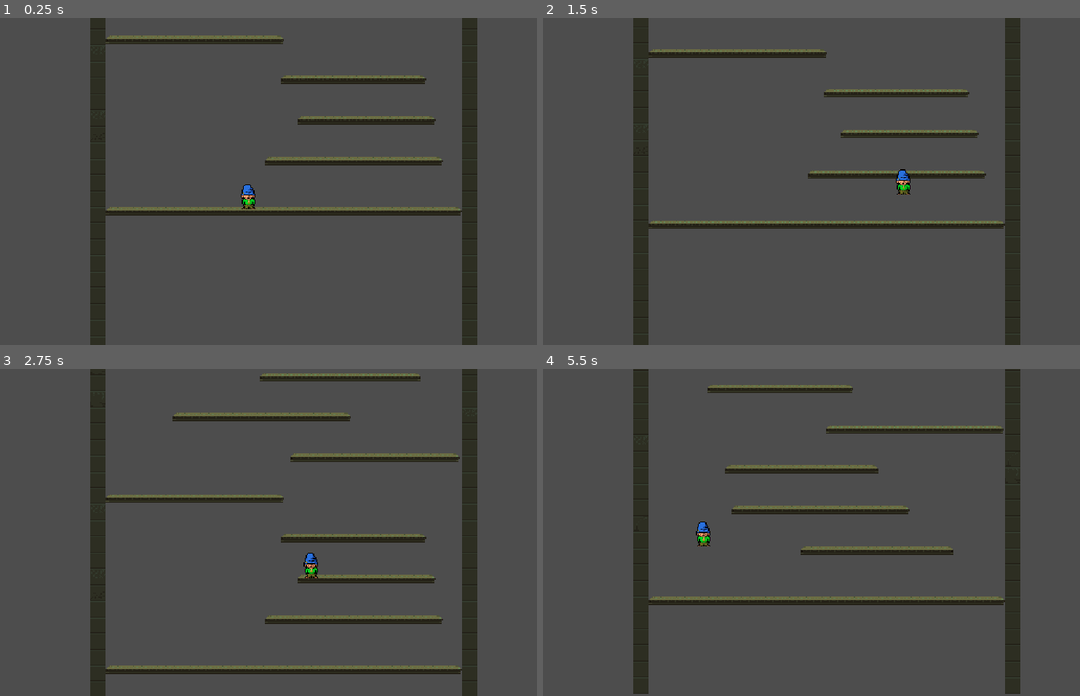
Above: before the commit, frames 1-4 (two rows, left to right).
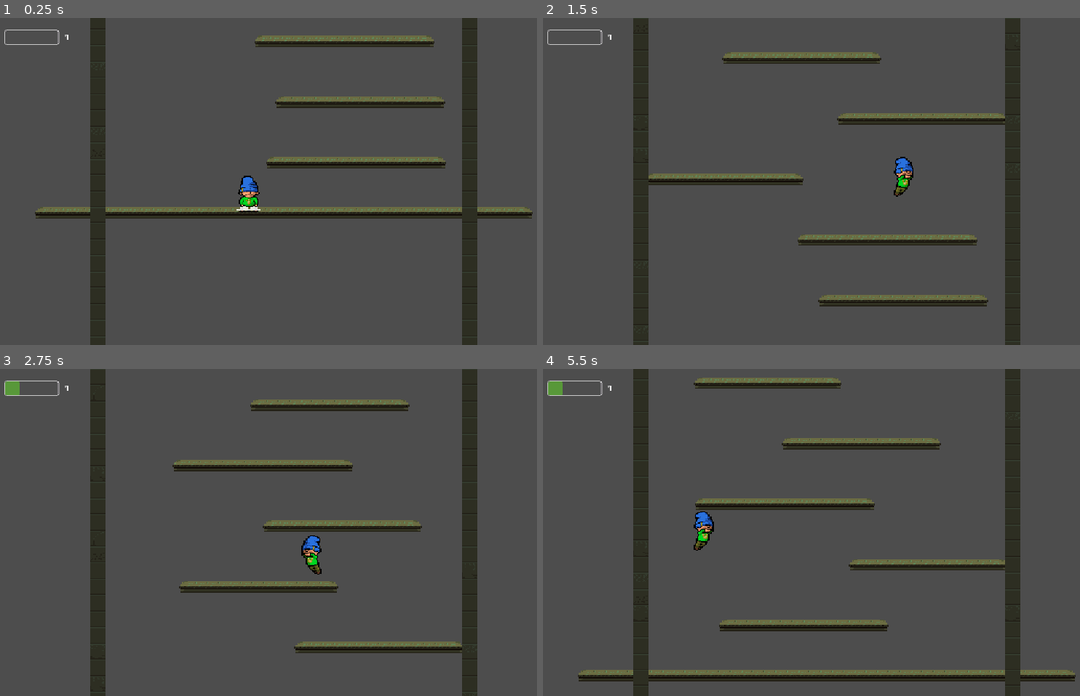
Above: after the commit, the same moments.

Repository: DoktorZnak/ice-tower-dz
Game: Godot game, scene res://scenes/main/main.tscn
The game is run twice, just before and just after one commit, with the same random seed, the same clock (stepped at 60 frames per second) and the same inputs.
Inputs:
- Up to frame 1 (0.25 s): no input
- Up to frame 2 (1.5 s): hold D (right) from 0.53 s (still down); tap Space (jump) at 0.6, 0.77, 1.07, 1.35 s
- Up to frame 3 (2.75 s): tap Space (jump) at 1.52, 1.82, 2.1 s; release D (right) at 2.03 s; hold A (left) from 2.03 s (still down)
- Up to frame 4 (5.5 s): release A (left) at 2.78 s; hold D (right) 2.78-4.28 s; tap Space (jump) at 2.85, 3.02, 3.32, 3.6, 3.77, 4.07, 4.35, 4.52, 4.82, 5.1 s; tap R (reset_game) at 4.15 s; hold A (left) 4.28-5.03 s; hold D (right) from 5.03 s (still down)

The runs differ from the first frame. In frame 1, 7.1% of the frame differs, in the area x 0-100%, y 3-62%; in frame 2, 9.9%; in frame 3, 13%; in frame 4, 14%, in the area x 0-100%, y 2-100%.

Commit message:
update-jun-20

Diff:
--- a/my_theme.tres
+++ b/my_theme.tres
@@ -1,4 +1,27 @@
 [gd_resource type="Theme" format=3 uid="uid://6lg0wm2cmc00"]
+
+[sub_resource type="StyleBoxFlat" id="StyleBoxFlat_hduts"]
+bg_color = Color(0.627451, 0.5803922, 0.6431373, 0)
+border_width_left = 2
+border_width_top = 2
+border_width_right = 2
+border_width_bottom = 2
+border_color = Color(0.78775924, 0.78775924, 0.78775924, 1)
+corner_radius_top_left = 5
+corner_radius_top_right = 5
+corner_radius_bottom_right = 5
+corner_radius_bottom_left = 5
+expand_margin_left = 2.0
+expand_margin_top = 2.0
+expand_margin_right = 2.0
+expand_margin_bottom = 2.0
+
+[sub_resource type="StyleBoxFlat" id="StyleBoxFlat_kiwll"]
+bg_color = Color(0.34541807, 0.5972042, 0.22236517, 1)
+corner_radius_top_left = 3
+corner_radius_top_right = 3
+corner_radius_bottom_right = 3
+corner_radius_bottom_left = 3
 
 [sub_resource type="StyleBoxFlat" id="StyleBoxFlat_pvayc"]
 bg_color = Color(0.22130159, 0.22130162, 0.22130153, 1)
@@ -22,6 +45,9 @@
 corner_radius_bottom_left = 100
 
 [resource]
+ProgressBar/colors/font_color = Color(0.87058824, 0.87058824, 0.87058824, 0)
+ProgressBar/styles/background = SubResource("StyleBoxFlat_hduts")
+ProgressBar/styles/fill = SubResource("StyleBoxFlat_kiwll")
 blackLabel/base_type = &"Label"
 blackLabel/colors/font_color = Color(0, 0, 0, 1)
 roundedBtn/base_type = &"Button"
--- /dev/null
+++ b/scenes/dust/dust.gd
@@ -0,0 +1,4 @@
+extends AnimatedSprite2D
+
+func _on_animation_finished():
+	queue_free()
--- /dev/null
+++ b/scenes/dust/dust.tscn
@@ -0,0 +1,76 @@
+[gd_scene format=3 uid="uid://bhqw61y1rtrpu"]
+
+[ext_resource type="Texture2D" uid="uid://bp6krnbvpfjc4" path="res://assets/dust/dust1.png" id="1_a5y2p"]
+[ext_resource type="Texture2D" uid="uid://c87nacfvo8nbw" path="res://assets/dust/dust2.png" id="2_rp414"]
+[ext_resource type="Texture2D" uid="uid://ck4fad1601k68" path="res://assets/dust/dust3.png" id="3_0tghs"]
+[ext_resource type="Texture2D" uid="uid://mubj0tbhg1hv" path="res://assets/dust/dust4.png" id="4_ivty8"]
+[ext_resource type="Script" uid="uid://dpecj8jm242n2" path="res://scenes/dust/dust.gd" id="5_rp414"]
+
+[sub_resource type="SpriteFrames" id="SpriteFrames_lxhet"]
+animations = [{
+"frames": [{
+"duration": 1.0,
+"texture": ExtResource("1_a5y2p")
+}, {
+"duration": 1.0,
+"texture": ExtResource("2_rp414")
+}, {
+"duration": 1.0,
+"texture": ExtResource("3_0tghs")
+}, {
+"duration": 1.0,
+"texture": ExtResource("4_ivty8")
+}],
+"loop": false,
+"name": &"default",
+"speed": 12.0
+}]
+
+[sub_resource type="Animation" id="Animation_rp414"]
+length = 0.001
+tracks/0/type = "value"
+tracks/0/imported = false
+tracks/0/enabled = true
+tracks/0/path = NodePath(".:modulate")
+tracks/0/interp = 1
+tracks/0/loop_wrap = true
+tracks/0/keys = {
+"times": PackedFloat32Array(0),
+"transitions": PackedFloat32Array(1),
+"update": 0,
+"values": [Color(1, 1, 1, 1)]
+}
+
+[sub_resource type="Animation" id="Animation_0tghs"]
+resource_name = "start"
+length = 0.3
+tracks/0/type = "value"
+tracks/0/imported = false
+tracks/0/enabled = true
+tracks/0/path = NodePath(".:modulate")
+tracks/0/interp = 1
+tracks/0/loop_wrap = true
+tracks/0/keys = {
+"times": PackedFloat32Array(0, 0.3),
+"transitions": PackedFloat32Array(1, 1),
+"update": 0,
+"values": [Color(1, 1, 1, 1), Color(1, 1, 1, 0.18039216)]
+}
+
+[sub_resource type="AnimationLibrary" id="AnimationLibrary_ivty8"]
+_data = {
+&"RESET": SubResource("Animation_rp414"),
+&"start": SubResource("Animation_0tghs")
+}
+
+[node name="Dust" type="AnimatedSprite2D" unique_id=1791853937]
+scale = Vector2(3, 3)
+sprite_frames = SubResource("SpriteFrames_lxhet")
+autoplay = "default"
+script = ExtResource("5_rp414")
+
+[node name="AnimationPlayer" type="AnimationPlayer" parent="." unique_id=28797869]
+libraries/ = SubResource("AnimationLibrary_ivty8")
+autoplay = &"start"
+
+[connection signal="animation_finished" from="." to="." method="_on_animation_finished"]
--- a/scenes/game-manager.gd
+++ b/scenes/game_manager.gd
@@ -1,35 +1,23 @@
 # GameManager.gd
 extends Node
 
+signal xp_changed(amount)
+signal level_up_signal(new_level)
+
 var current_xp: int = 0
-var xp_needed: int = 10
+var xp_needed: int = 50
 var level: int = 1
 var stat_points: int = 40
 
 var players_stats = {
 	'acc': {'value': 100, 'label': 'Acceleration'},
 	'maxspeed': {'value': 100, 'label': 'Max Speed'},
-	'jump': {'value': 3, 'label': 'Jump'},
+	'jump': {'value': 100, 'label': 'Jump'},
 	'friction': {'value': 100, 'label': 'Friction'},
-	#'wall_bounce': {'value': 1.2, 'label': 'Wall Bounce Multiplier'},
-	#'combo': {'value': 0, 'label': 'Current Combo Counter'}
 }
 
 var base_speed: float = 200.0
 var jump_force: float = -450.0
-
-func add_xp(amount: int) -> void:
-	current_xp += amount
-	if current_xp >= xp_needed:
-		level_up()
-
-func level_up() -> void:
-	current_xp -= xp_needed
-	level += 1
-	stat_points += 3
-	xp_needed = int(xp_needed * 1.5)
-	print("Awans! Poziom: ", level, " Punkty: ", stat_points)
-
 
 func add_stat_point(stat_name: String) -> bool:
 	if stat_points <= 0: return false
@@ -38,3 +26,20 @@
 	stat_points -= 1
 	players_stats[stat_name]["value"] += 1
 	return true
+
+
+func add_xp(amount):
+	current_xp += amount
+	if current_xp >= xp_needed:
+		level_up(amount)
+		xp_changed.emit(amount)
+	else:
+		xp_changed.emit(amount)
+
+func level_up(amount):
+	var diff = current_xp - xp_needed
+	current_xp = diff
+	level += 1
+	stat_points += 3
+	xp_needed = int(xp_needed * 1.5)
+	level_up_signal.emit(level)
--- /dev/null
+++ b/scenes/level_ui/level_ui.gd
@@ -0,0 +1,35 @@
+extends Control
+
+func _ready() -> void:
+	$ProgressBar.max_value = GameManager.xp_needed
+	$ProgressBar.value = GameManager.current_xp
+	$levelLabel.text = str(GameManager.level)
+	GameManager.xp_changed.connect(_on_xp_changed)
+	GameManager.level_up_signal.connect(_on_level_up)
+
+func _on_xp_changed(amount):
+	updateProgressBar(GameManager.current_xp, GameManager.xp_needed)
+	updateXpLabel(amount)
+
+func _on_level_up(new_level):
+	$levelLabel.text = str(new_level)
+
+
+func updateProgressBar(current_xp, xp_needed):
+	$ProgressBar.max_value = xp_needed
+	$ProgressBar.value = current_xp
+
+func updateXpLabel(amount):
+	var xp_label = $XPLabel.duplicate()
+	add_child(xp_label)
+	xp_label.text = "+"+str(amount)
+	xp_label.modulate.a = 1.0
+	xp_label.visible = true
+
+	var tween = create_tween().set_parallel(true)
+
+	tween.tween_property(xp_label, 'position:y', xp_label.position.y - 35, 0.5).set_trans(Tween.TRANS_QUAD)
+
+	tween.tween_property(xp_label, "modulate:a", 0.0, 1)
+
+	tween.chain().tween_callback(Callable(xp_label, "queue_free"))
--- /dev/null
+++ b/scenes/level_ui/level_ui.tscn
@@ -0,0 +1,39 @@
+[gd_scene format=3 uid="uid://dk4c66p2rtvdg"]
+
+[ext_resource type="Script" uid="uid://b07sg8hw3v1e" path="res://scenes/level_ui/level_ui.gd" id="1_b0f2m"]
+
+[node name="LevelUI" type="Control" unique_id=1028605540]
+layout_mode = 3
+anchors_preset = 8
+anchor_left = 0.5
+anchor_top = 0.5
+anchor_right = 0.5
+anchor_bottom = 0.5
+grow_horizontal = 2
+grow_vertical = 2
+script = ExtResource("1_b0f2m")
+
+[node name="ProgressBar" type="ProgressBar" parent="." unique_id=1065985849]
+layout_mode = 0
+offset_right = 105.0
+offset_bottom = 27.0
+theme_override_constants/outline_size = 0
+value = 69.03
+
+[node name="XPLabel" type="Label" parent="." unique_id=887285394]
+visible = false
+layout_mode = 0
+offset_left = 44.0
+offset_top = 37.0
+offset_right = 63.0
+offset_bottom = 60.0
+theme_override_colors/font_color = Color(0.77881634, 0.77881616, 1.1551381e-06, 1)
+text = "+5"
+
+[node name="levelLabel" type="Label" parent="." unique_id=916641490]
+layout_mode = 0
+offset_left = 117.0
+offset_top = 1.0
+offset_right = 127.0
+offset_bottom = 24.0
+text = "1"
--- a/scenes/main/main.gd
+++ b/scenes/main/main.gd
@@ -2,7 +2,7 @@
 
 var platform_scene: PackedScene = preload("res://scenes/platform/platform.tscn")
 
-const PLATFORM_SPACING = 80
+const PLATFORM_SPACING = 120
 const VIEWPORT_HEIGHT = 600
 const TILE_SIZE_Y = 32
 
@@ -14,6 +14,7 @@
 
 func _ready() -> void:
 	randomize()
+	build_walls_up_to(-50)
 	last_built_wall_y_tile = next_spawn_y / TILE_SIZE_Y
 
 func _physics_process(_delta):
@@ -32,17 +33,24 @@
 	var camera_top_y = $Camera.global_position.y - VIEWPORT_HEIGHT
 	if next_spawn_y > camera_top_y:
 		spawn_next_platform()
+		addMainXP()
 
 	clean_old_platforms($Camera.global_position.y + (VIEWPORT_HEIGHT / 2) - 100)
 	clean_old_walls($Camera.global_position.y + (VIEWPORT_HEIGHT / 2) + 50)
+
+func addMainXP():
+	if(platform_counter % 10 == 0):
+		GameManager.add_xp(14)
+		#$Camera/LevelUI.addXP(14)
+
 
 func spawn_next_platform():
 	platform_counter += 1
 	var new_platform = platform_scene.instantiate()
 	new_platform.count = platform_counter
-	new_platform.length = randi_range(15, 20)
+	new_platform.length = randi_range(11, 14)
 
-	var platform_half_length = (new_platform.length * 16 / 2)
+	var platform_half_length = (new_platform.length * 22 / 2)
 
 	var random_x = randf_range(-350 + platform_half_length, 350 - platform_half_length)
 	new_platform.global_position = Vector2(random_x, next_spawn_y)
@@ -90,6 +98,5 @@
 	print("Koniec gry! Zdobyte XP: ", xp_earned)
 	get_tree().change_scene_to_file('res://scenes/menu/menu.tscn')
 
-
-func _on_area_2d_body_entered(_body: Node2D):
+func _on_game_over_area_2d_body_entered():
 	trigger_game_over()
--- a/scenes/main/main.tscn
+++ b/scenes/main/main.tscn
@@ -4,6 +4,7 @@
 [ext_resource type="Script" uid="uid://v3ge55jumfgx" path="res://scenes/main/main.gd" id="1_l3cfh"]
 [ext_resource type="PackedScene" uid="uid://cx8yf38hxuu2i" path="res://scenes/player/player.tscn" id="2_iuonh"]
 [ext_resource type="Texture2D" uid="uid://bwgnuawiqhpq5" path="res://assets/Sprite-Wall.png" id="2_l3cfh"]
+[ext_resource type="PackedScene" uid="uid://dk4c66p2rtvdg" path="res://scenes/level_ui/level_ui.tscn" id="5_6q06x"]
 
 [sub_resource type="TileSetAtlasSource" id="TileSetAtlasSource_l3cfh"]
 texture = ExtResource("2_l3cfh")
@@ -75,10 +76,20 @@
 [node name="Camera" type="Camera2D" parent="." unique_id=1466743722]
 physics_interpolation_mode = 1
 
-[node name="Area2D" type="Area2D" parent="Camera" unique_id=459627512]
+[node name="GameOverArea2D" type="Area2D" parent="Camera" unique_id=459627512]
 
-[node name="CollisionShape2D" type="CollisionShape2D" parent="Camera/Area2D" unique_id=10168673]
+[node name="CollisionShape2D" type="CollisionShape2D" parent="Camera/GameOverArea2D" unique_id=10168673]
 position = Vector2(0, 686)
 shape = SubResource("WorldBoundaryShape2D_l3cfh")
 
-[connection signal="body_entered" from="Camera/Area2D" to="." method="_on_area_2d_body_entered"]
+[node name="CanvasLayer" type="CanvasLayer" parent="." unique_id=1308782488]
+offset = Vector2(25, 25)
+transform = Transform2D(1, 0, 0, 1, 25, 25)
+
+[node name="LevelUI" parent="CanvasLayer" unique_id=1028605540 instance=ExtResource("5_6q06x")]
+offset_left = -576.0
+offset_top = -324.0
+offset_right = -576.0
+offset_bottom = -324.0
+
+[connection signal="body_entered" from="Camera/GameOverArea2D" to="." method="_on_game_over_area_2d_body_entered"]
--- a/scenes/platform/platform.tscn
+++ b/scenes/platform/platform.tscn
@@ -457,6 +457,7 @@
 font_size = 8
 
 [node name="Platform" type="TileMapLayer" unique_id=1148782930]
+scale = Vector2(1.4, 1.4)
 tile_map_data = PackedByteArray(0, 0, 255, 255, 0, 0, 0, 0, 2, 0, 0, 0, 0, 0, 0, 0, 0, 0, 0, 0, 2, 0, 0, 0, 0, 0, 1, 0, 0, 0, 0, 0, 3, 0, 0, 0, 0, 0, 254, 255, 0, 0, 0, 0, 1, 0, 0, 0, 0, 0)
 tile_set = SubResource("TileSet_j0qm6")
 script = ExtResource("1_7j252")
--- /dev/null
+++ b/scenes/player/physics.gd
@@ -0,0 +1,22 @@
+extends Node
+
+var p: Player
+
+func _ready():
+	await owner.ready
+	p = owner as Player
+
+func _physics_process(delta):
+	if p.is_player_grounded():
+		p.coyote_timer = p.COYOTE_DURATION
+		p.trigger_collapsing_platform()
+	else:
+		p.coyote_timer -= delta
+		p.velocity += p.get_gravity() * delta
+
+	p.handle_jump(delta)
+	p.handle_direction(delta)
+	p.perform_move()
+	p.play_animations()
+	if p.is_on_wall():
+		p.handle_wall_bounce()
--- a/scenes/player/player.gd
+++ b/scenes/player/player.gd
@@ -1,12 +1,11 @@
-extends CharacterBody2D
+class_name Player extends CharacterBody2D
 
 const MAX_SPEED = 200
-const JUMP_VELOCITY = -400
 const ACCELERATION = 200
 const FRICTION = 20 # more = player stops/turns quicker
 const BOUNCE_FORCE = 0.8
 
-const BASE_JUMP_VELOCITY = -300
+const BASE_JUMP_VELOCITY = -200
 const MAX_JUMP_VELOCITY = -900
 const JUMP_SPEED_BONUS = 0.6
 
@@ -16,6 +15,15 @@
 var coyote_timer = 0.0
 var jump_buffer_timer = 0.0
 
+var calculated_acc = 1
+var calculated_maxspeed = 1
+var calculated_friction = 1
+var jump_stat_modifier = 1
+var speed_before_collision = 0
+
+var is_grounded = true
+
+@onready var dust = preload("res://scenes/dust/dust.tscn")
 
 func is_player_grounded():
 	return true if is_on_floor() or $PlatformCheckArea.has_overlapping_bodies() else false
@@ -27,13 +35,14 @@
 		if collider != null and collider.has_method("collapse"):
 			collider.collapse()
 
-func handle_direction(delta: float) -> void:
-	var calculated_acc = ACCELERATION * remap(GameManager.players_stats.acc.value, 1.0, 100.0, 1.0, 2.5)
-	var calculated_maxspeed = MAX_SPEED * remap(GameManager.players_stats.maxspeed.value, 1.0, 100.0, 1.0, 4)
-	var calculated_friction = FRICTION * remap(GameManager.players_stats.friction.value, 1.0, 100.0, 1.0, 14)
+func update_players_stats():
+	calculated_acc = ACCELERATION * remap(GameManager.players_stats.acc.value, 1, 100, 1, 2.5)
+	calculated_maxspeed = MAX_SPEED * remap(GameManager.players_stats.maxspeed.value, 1, 100, 1, 4)
+	calculated_friction = FRICTION * remap(GameManager.players_stats.friction.value, 1, 100, 1, 14)
+	jump_stat_modifier = remap(GameManager.players_stats.jump.value, 1, 100, 1, 2.4)
 
+func handle_direction(delta):
 	var direction := Input.get_axis("left", "right")
-
 	var to = direction * calculated_maxspeed
 	var delta_calc = calculated_acc * delta
 
@@ -41,40 +50,48 @@
 		delta_calc = calculated_friction * delta
 	elif sign(velocity.x) != sign(direction) and velocity.x != 0.0:
 		delta_calc = (calculated_friction + (calculated_acc * 0.2)) * delta
-
 	velocity.x = move_toward(velocity.x, to, delta_calc)
 
-
-func _physics_process(delta: float):
-	if is_player_grounded():
-		coyote_timer = COYOTE_DURATION # Resetuj czas kojota, gdy stoisz na ziemi
-		trigger_collapsing_platform()
-	else:
-		coyote_timer -= delta # Odliczaj, gdy jesteś w powietrzu
-		velocity += get_gravity() * delta
-
+func handle_jump(delta):
 	jump_buffer_timer = BUFFER_DURATION if Input.is_action_just_pressed("jump") else jump_buffer_timer - delta
-
 	if jump_buffer_timer > 0.0 and coyote_timer > 0.0:
 		jump_buffer_timer = 0.0
 		coyote_timer = 0.0
 		trigger_collapsing_platform()
-
+		var mod_base_jump = BASE_JUMP_VELOCITY * jump_stat_modifier
+		var mod_max_jump = MAX_JUMP_VELOCITY * jump_stat_modifier
 		var horizontal_momentum = abs(velocity.x)
 		var extra_jump_force = horizontal_momentum * JUMP_SPEED_BONUS
+		var calculated_jump = mod_base_jump - extra_jump_force
+		velocity.y = clamp(calculated_jump, mod_max_jump, mod_base_jump)
 
-		var calculated_jump = BASE_JUMP_VELOCITY - extra_jump_force
-		velocity.y = clamp(calculated_jump, MAX_JUMP_VELOCITY, BASE_JUMP_VELOCITY)
+func handle_wall_bounce():
+	var actual_impact_speed = abs(speed_before_collision)
+	var wall_normal = get_wall_normal().x
+	velocity.x = wall_normal * actual_impact_speed * 0.4
+	if not is_on_floor():
+		velocity.y -= actual_impact_speed * 0.5
 
-	handle_direction(delta)
-
-	var speed_before_collision = velocity.x
+func perform_move():
+	speed_before_collision = velocity.x
 	move_and_slide()
 
-	if is_on_wall():
-		var actual_impact_speed = abs(speed_before_collision)
-		var wall_normal = get_wall_normal().x
-		velocity.x = wall_normal * actual_impact_speed * 0.4
+func play_animations():
 
-		if not is_on_floor():
-			velocity.y -= actual_impact_speed * 0.5
+	if is_grounded == false and is_on_floor() == true:
+		var instance = dust.instantiate()
+		instance.global_position = $Marker2D.global_position
+		get_parent().add_child(instance)
+
+	is_grounded = is_on_floor()
+
+	var direction := Input.get_axis("left", "right")
+
+	if direction == 0.0:
+		$AnimatedSprite2D.play("idle" if is_player_grounded() else "jump_idle")
+	else:
+		$AnimatedSprite2D.play("run" if is_player_grounded() else "jump_direction")
+		$AnimatedSprite2D.flip_h = direction < 0
+
+func _ready():
+	update_players_stats()
--- a/scenes/player/player.tscn
+++ b/scenes/player/player.tscn
@@ -3,6 +3,7 @@
 [ext_resource type="Script" uid="uid://dp8n1u6w8k7er" path="res://scenes/player/player.gd" id="1_gmlin"]
 [ext_resource type="Shader" uid="uid://ncl5d6qhmpf0" path="res://scenes/player/player.gdshader" id="2_lvxji"]
 [ext_resource type="Texture2D" uid="uid://cltvwnbyjkfpo" path="res://assets/PC _ Computer - Icy Tower - Playable Characters - Harold the Homeboy & Disco Dave.png" id="3_gmlin"]
+[ext_resource type="Script" uid="uid://cxm1511ym38vy" path="res://scenes/player/physics.gd" id="4_lvxji"]
 
 [sub_resource type="ShaderMaterial" id="ShaderMaterial_dovo2"]
 shader = ExtResource("2_lvxji")
@@ -16,6 +17,30 @@
 atlas = ExtResource("3_gmlin")
 region = Rect2(38, 0, 38, 71)
 
+[sub_resource type="AtlasTexture" id="AtlasTexture_qek5x"]
+atlas = ExtResource("3_gmlin")
+region = Rect2(303, 0, 37, 71)
+
+[sub_resource type="AtlasTexture" id="AtlasTexture_5gtgg"]
+atlas = ExtResource("3_gmlin")
+region = Rect2(264, 0, 37, 71)
+
+[sub_resource type="AtlasTexture" id="AtlasTexture_lvxji"]
+atlas = ExtResource("3_gmlin")
+region = Rect2(113, 0, 37, 71)
+
+[sub_resource type="AtlasTexture" id="AtlasTexture_p47bc"]
+atlas = ExtResource("3_gmlin")
+region = Rect2(150, 0, 37, 71)
+
+[sub_resource type="AtlasTexture" id="AtlasTexture_75vfm"]
+atlas = ExtResource("3_gmlin")
+region = Rect2(187, 0, 37, 71)
+
+[sub_resource type="AtlasTexture" id="AtlasTexture_0owmy"]
+atlas = ExtResource("3_gmlin")
+region = Rect2(224, 0, 37, 71)
+
 [sub_resource type="SpriteFrames" id="SpriteFrames_gmlin"]
 animations = [{
 "frames": [{
@@ -28,6 +53,39 @@
 "loop": true,
 "name": &"idle",
 "speed": 5.0
+}, {
+"frames": [{
+"duration": 1.0,
+"texture": SubResource("AtlasTexture_qek5x")
+}],
+"loop": true,
+"name": &"jump_direction",
+"speed": 5.0
+}, {
+"frames": [{
+"duration": 1.0,
+"texture": SubResource("AtlasTexture_5gtgg")
+}],
+"loop": true,
+"name": &"jump_idle",
+"speed": 5.0
+}, {
+"frames": [{
+"duration": 0.5,
+"texture": SubResource("AtlasTexture_lvxji")
+}, {
+"duration": 0.5,
+"texture": SubResource("AtlasTexture_p47bc")
+}, {
+"duration": 0.5,
+"texture": SubResource("AtlasTexture_75vfm")
+}, {
+"duration": 0.5,
+"texture": SubResource("AtlasTexture_0owmy")
+}],
+"loop": true,
+"name": &"run",
+"speed": 5.0
 }]
 
 [sub_resource type="RectangleShape2D" id="RectangleShape2D_dovo2"]
@@ -36,7 +94,17 @@
 [sub_resource type="RectangleShape2D" id="RectangleShape2D_gmlin"]
 size = Vector2(24, 0.375)
 
+[sub_resource type="ParticleProcessMaterial" id="ParticleProcessMaterial_lvxji"]
+particle_flag_disable_z = true
+angle_min = 1.0728835e-05
+angle_max = 1.0728835e-05
+direction = Vector3(0, -1, 0)
+gravity = Vector3(0, 90, 0)
+damping_min = 20.0
+damping_max = 20.0
+
 [node name="Player" type="CharacterBody2D" unique_id=1051229409]
+scale = Vector2(1.4, 1.4)
 collision_mask = 6
 script = ExtResource("1_gmlin")
 
@@ -44,8 +112,6 @@
 material = SubResource("ShaderMaterial_dovo2")
 sprite_frames = SubResource("SpriteFrames_gmlin")
 animation = &"idle"
-frame = 1
-frame_progress = 0.08472554
 
 [node name="CollisionShape2D" type="CollisionShape2D" parent="." unique_id=1709982015]
 position = Vector2(1, 15.75)
@@ -57,3 +123,15 @@
 [node name="CollisionShape2D" type="CollisionShape2D" parent="PlatformCheckArea" unique_id=879927116]
 position = Vector2(1, 30)
 shape = SubResource("RectangleShape2D_gmlin")
+
+[node name="Physics" type="Node" parent="." unique_id=74248989]
+script = ExtResource("4_lvxji")
+
+[node name="GPUParticles2D" type="GPUParticles2D" parent="." unique_id=1533801222]
+visible = false
+position = Vector2(0.71428573, 30)
+amount = 5
+process_material = SubResource("ParticleProcessMaterial_lvxji")
+
+[node name="Marker2D" type="Marker2D" parent="." unique_id=1462671744]
+position = Vector2(0.71428573, 10.714286)
--- /dev/null
+++ b/scenes/state.gd
@@ -0,0 +1,18 @@
+class_name State extends Node
+
+signal finished(next_state_path: String, data: Dictionary)
+
+func handle_input(_event: InputEvent):
+	pass
+
+func update(_delta: float):
+	pass
+
+func physics_update(_delta: float):
+	pass
+
+func enter(_prev_state_path: String, _data := {}):
+	pass
+
+func exit():
+	pass
--- /dev/null
+++ b/scenes/state_machine.gd
@@ -0,0 +1,33 @@
+class_name StateMachine extends Node
+
+@export var initial_state: State = null
+
+# state to np klasa Idle, Running, Jumping, Falling
+@onready var state: State = (func get_initial_state():return initial_state if initial_state != null else get_child(0)).call()
+
+func _ready():
+	for state_node in get_children():
+		if state_node is State:
+			state_node.finished.connect(_transition_to_next_state)
+
+	await owner.ready
+	state.enter("")
+
+func _unhandled_input(event: InputEvent):
+	state.handle_input(event)
+
+func _process(delta: float):
+	state.update(delta)
+
+func _physics_process(delta: float):
+	state.physics_update(delta)
+
+func _transition_to_next_state(target_state_path: String, data: Dictionary = {}):
+	if not has_node(target_state_path):
+		printerr(owner.name + ": Trying to transition to state " + target_state_path + " but it does not exist.")
+		return
+
+	var previous_state_path := state.name
+	state.exit()
+	state = get_node(target_state_path)
+	state.enter(previous_state_path, data)
Binary file added: assets/dust/dust1.png
Not shown, added: assets/dust/dust1.png.import
Binary file added: assets/dust/dust2.png
Not shown, added: assets/dust/dust2.png.import
Binary file added: assets/dust/dust3.png
Not shown, added: assets/dust/dust3.png.import
Binary file added: assets/dust/dust4.png
Not shown, added: assets/dust/dust4.png.import
Not shown, added: scenes/dust/dust.gd.uid
Renamed: scenes/game-manager.gd.uid -> scenes/game_manager.gd.uid
Not shown, added: scenes/level_ui/level_ui.gd.uid
Not shown, added: scenes/player/physics.gd.uid
(and 2 more such lines)
